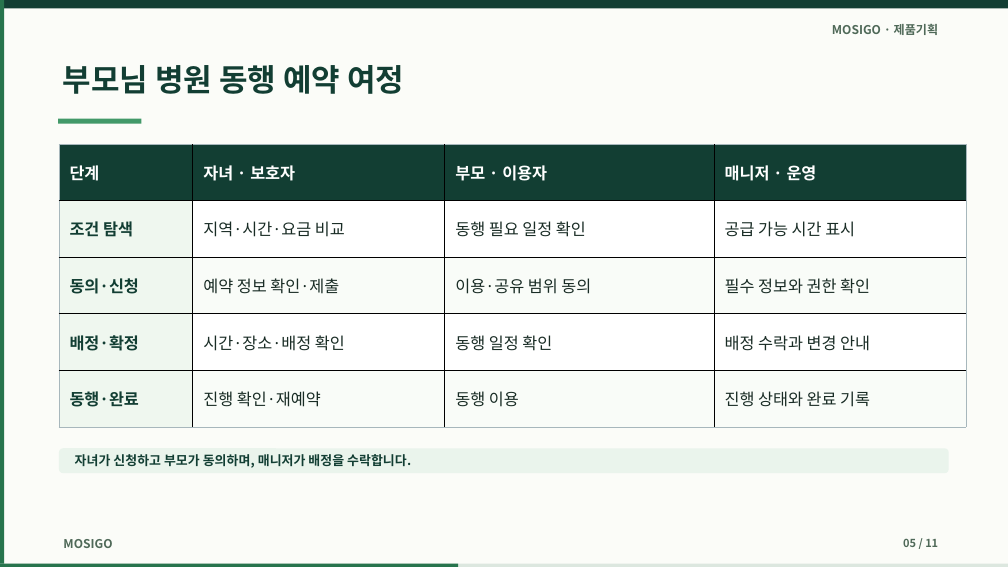
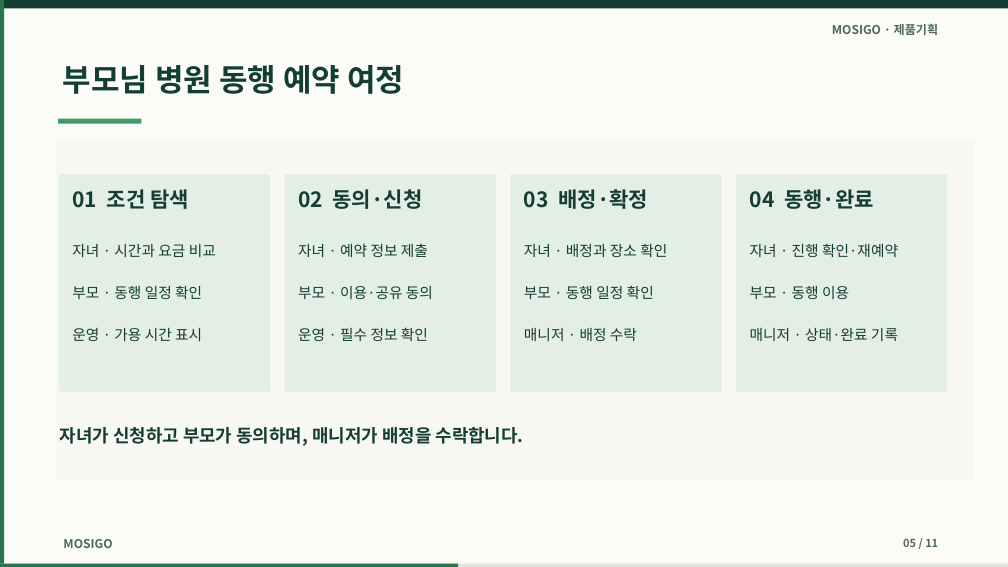
Before and after one commit to dohyunkimmm/mosigo-case-study, a slide deck: slide 5 of downloads/mosigo_report.pptx. Drawn at 1008x567 pixels with LibreOffice and Linux fonts; fonts in the diff are those of the drawing. Boxes give left, top, right and bottom in pixels: in the first picture for what was removed or moved away, otherwise in the second. Text is boxed around its words. In the diff, an @@ line names an element or a change of style, - is before the commit and + after.

```diff
--- a/downloads/mosigo_report.pptx
+++ b/downloads/mosigo_report.pptx
@@ rectangle added at <box>56,138,975,481</box>, fill #F7F8F3 @@
@@ table removed at <box>59,144,966,427</box>, 5 rows, 4 columns @@
-단계 | 자녀 · 보호자 | 부모 · 이용자 | 매니저 · 운영
-조건 탐색 | 지역·시간·요금 비교 | 동행 필요 일정 확인 | 공급 가능 시간 표시
-동의·신청 | 예약 정보 확인·제출 | 이용·공유 범위 동의 | 필수 정보와 권한 확인
-배정·확정 | 시간·장소·배정 확인 | 동행 일정 확인 | 배정 수락과 변경 안내
-동행·완료 | 진행 확인·재예약 | 동행 이용 | 진행 상태와 완료 기록
@@ rectangle added at <box>59,175,270,392</box>, fill #E3EEE6 @@
@@ rectangle added at <box>284,175,495,392</box>, fill #E3EEE6 @@
@@ rectangle added at <box>510,175,721,392</box>, fill #E3EEE6 @@
@@ rectangle added at <box>737,175,948,392</box>, fill #E3EEE6 @@
@@ text added at <box>72,189,189,209</box>, 20 pt, text #153D31, bold @@
+01 조건 탐색
@@ text added at <box>298,189,423,209</box>, 20 pt, text #153D31, bold @@
+02 동의·신청
@@ text added at <box>524,189,648,209</box>, 20 pt, text #153D31, bold @@
+03 배정·확정
@@ text added at <box>750,189,874,209</box>, 20 pt, text #153D31, bold @@
+04 동행·완료
@@ text added at <box>72,244,216,257</box>, 14 pt, text #153D31 @@
+자녀 · 시간과 요금 비교
@@ text added at <box>298,244,428,257</box>, 14 pt, text #153D31 @@
+자녀 · 예약 정보 제출
@@ text added at <box>524,244,667,257</box>, 14 pt, text #153D31 @@
+자녀 · 배정과 장소 확인
@@ text added at <box>750,243,898,257</box>, 14 pt, text #153D31 @@
+자녀 · 진행 확인·재예약
@@ text added at <box>72,285,202,299</box>, 14 pt, text #153D31 @@
+부모 · 동행 일정 확인
@@ text added at <box>298,286,433,299</box>, 14 pt, text #153D31 @@
+부모 · 이용·공유 동의
@@ text added at <box>524,285,654,299</box>, 14 pt, text #153D31 @@
+부모 · 동행 일정 확인
@@ text added at <box>750,286,849,299</box>, 14 pt, text #153D31 @@
+부모 · 동행 이용
@@ text added at <box>72,328,202,341</box>, 14 pt, text #153D31 @@
+운영 · 가용 시간 표시
@@ text added at <box>298,327,428,341</box>, 14 pt, text #153D31 @@
+운영 · 필수 정보 확인
@@ text added at <box>524,328,637,341</box>, 14 pt, text #153D31 @@
+매니저 · 배정 수락
@@ text added at <box>750,328,898,341</box>, 14 pt, text #153D31 @@
+매니저 · 상태·완료 기록
@@ rounded rectangle removed at <box>59,448,949,473</box> @@
@@ text "자녀가 신청하고 부모가 동의하며, 매니저가 ...": place and size @@
-text "자녀가 신청하고 부모가 동의하며, 매니저가 ..." at <box>75,454,411,468</box>
+text "자녀가 신청하고 부모가 동의하며, 매니저가 ..." at <box>60,427,524,446</box>
@@ text "자녀가 신청하고 부모가 동의하며, 매니저가 ..." at <box>60,427,524,446</box>: size 12.3 to 17 pt, text colour #123E33 to #153D31; vertical alignment middle to top @@
```
Also in this commit, not shown: 1 other slide changed, 10 other files.
